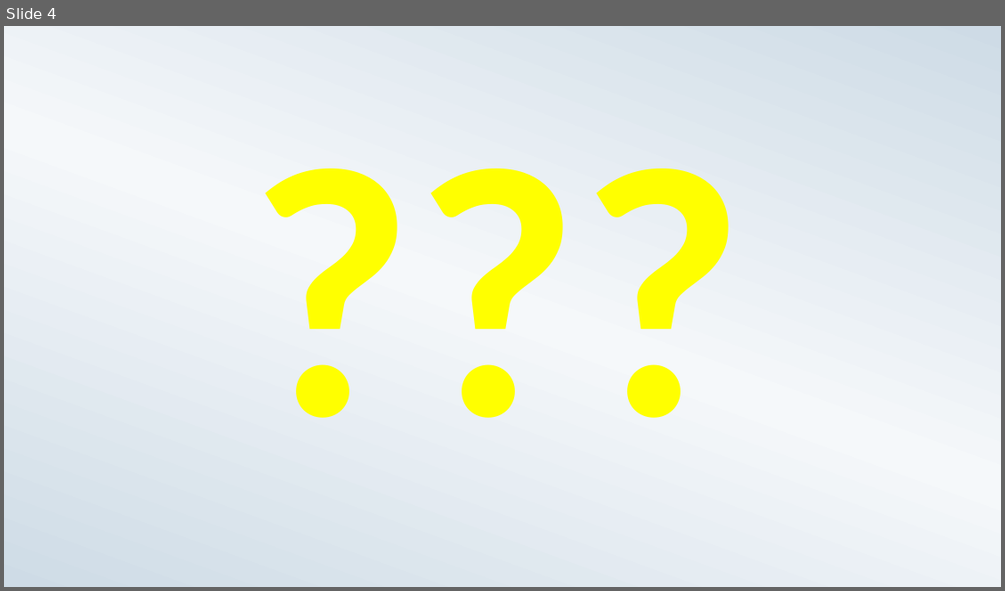
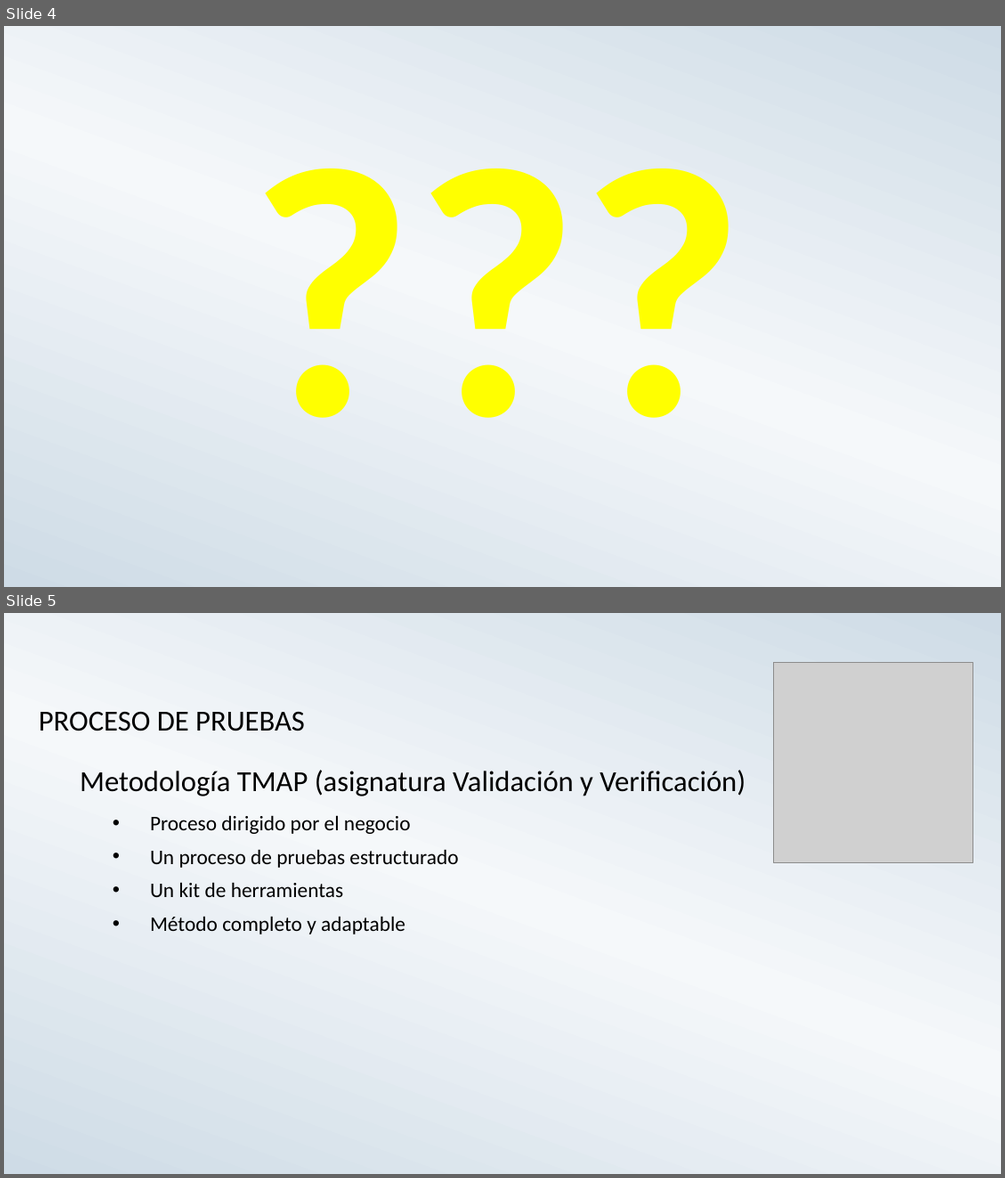
Before and after one commit to algspd/ps-14-e20-usearch, a slide deck: carpeta_proyecto/presentaciones/Presentacion_tecnica.ppt. Shown one above the other, each under a label of ours: slide 4 before the commit, slides 4 and 5 after it. The pictures are 1005x591 and 1005x1178 pixels, drawn with LibreOffice and Linux fonts; fonts in the diff are those of the drawing; grey boxes stand for pictures. Boxes give left, top, right and bottom in pixels: in the first picture for what was removed or moved away, otherwise in the second. Text is boxed around its words. In the diff, an @@ line names an element or a change of style, - is before the commit and + after.

Commit message:
Añadido proceso de pruebas

```diff
--- a/carpeta_proyecto/presentaciones/Presentacion_tecnica.ppt
+++ b/carpeta_proyecto/presentaciones/Presentacion_tecnica.ppt
@@ slide 5 added at (4, 613, 1001, 1174), background gradient #CEDBE6 to #F5F8FA @@
@@ picture added at (774, 662, 973, 863) @@
@@ text added at (39, 711, 305, 731), 28 pt, text #000000 @@
+PROCESO DE PRUEBAS
@@ text added at (80, 770, 745, 934), 20 pt, text #000000 @@
+Metodología TMAP (asignatura Validación y Verificación)
+  • Proceso dirigido por el negocio
+  • Un proceso de pruebas estructurado
+  • Un kit de herramientas
+  • Método completo y adaptable
```
